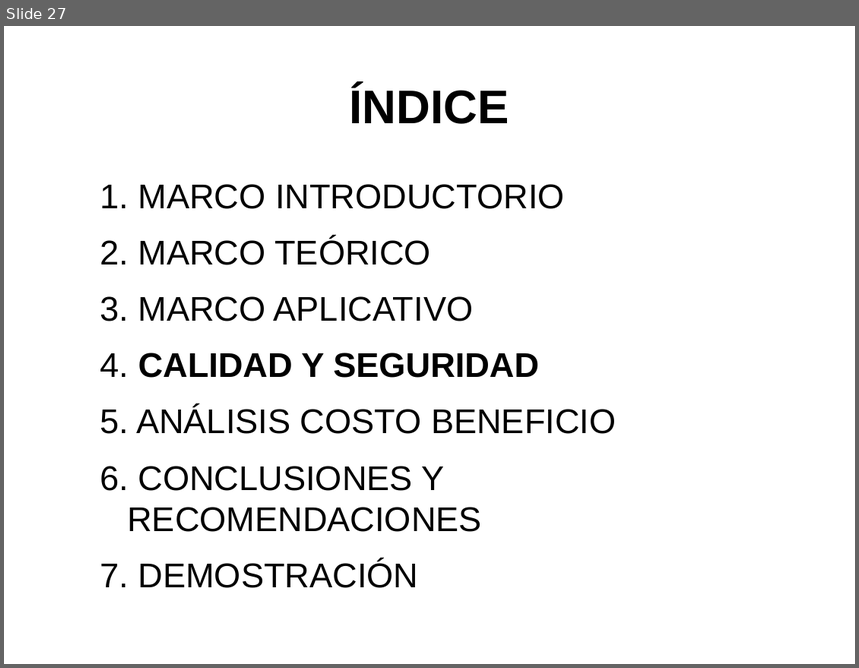
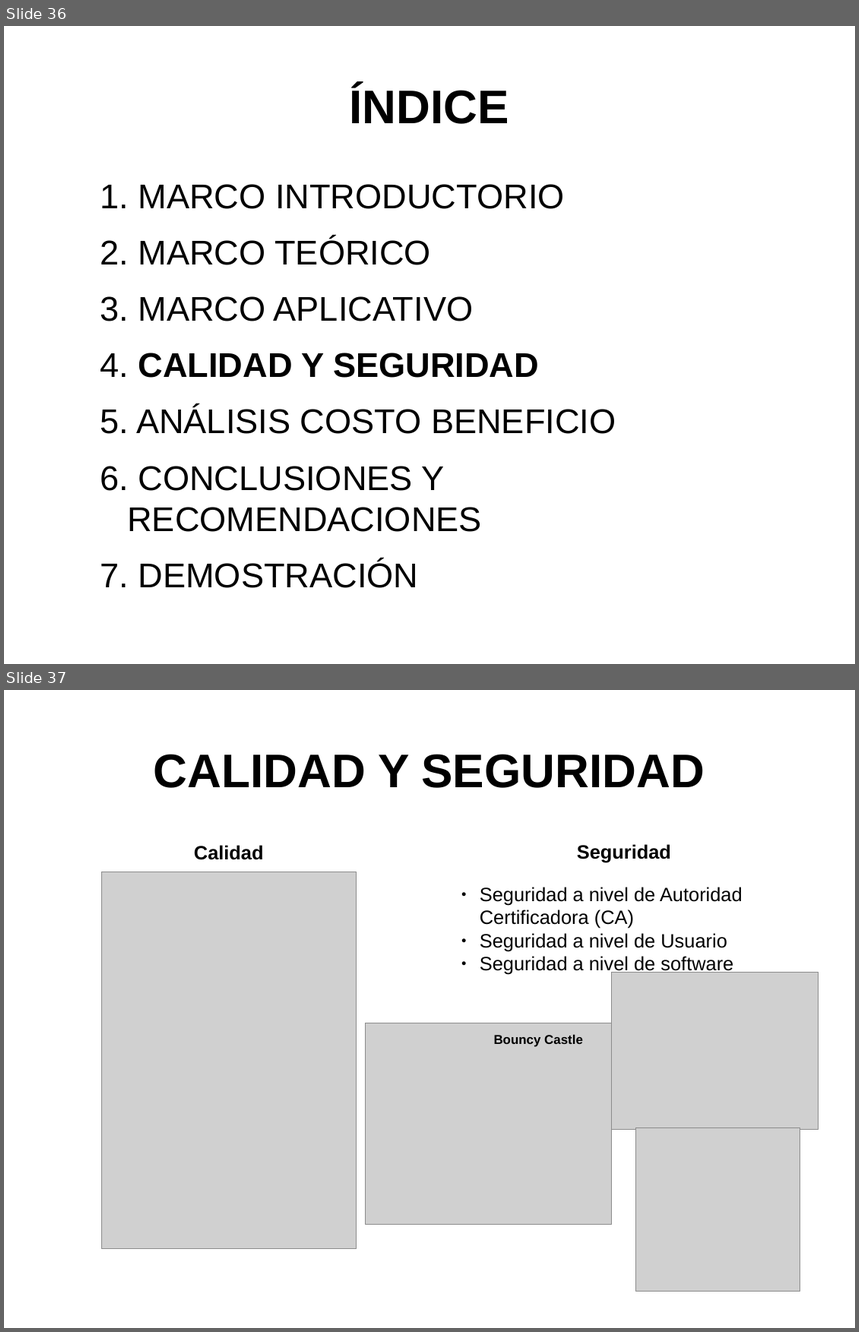
Before and after one commit to artmint/proyectoG, a slide deck: PRESENTACION - PROYECTO.odp. Shown one above the other, each under a label of ours: slide 27 before the commit, slides 36 and 37 after it. The pictures are 859x668 and 859x1332 pixels, drawn with LibreOffice and Linux fonts; fonts in the diff are those of the drawing; grey boxes stand for pictures. Boxes give left, top, right and bottom in pixels: in the first picture for what was removed or moved away, otherwise in the second. Text is boxed around its words. In the diff, an @@ line names an element or a change of style, - is before the commit and + after.

```diff
--- a/PRESENTACION - PROYECTO.odp
+++ b/PRESENTACION - PROYECTO.odp
@@ slide 37 added at (4,690,855,1328), background #FFFFFF @@
@@ title added at (154,754,705,788), 44 pt, text #000000, bold @@
+CALIDAD Y SEGURIDAD
@@ text added at (194,845,264,860), 18 pt, text #000000, bold @@
+Calidad
@@ text added at (577,844,671,863), 18 pt, text #000000, bold @@
+Seguridad
@@ picture added at (101,872,356,1249) @@
@@ text added at (480,887,743,975), 18 pt, text #000000 @@
+● Seguridad a nivel de Autoridad Certificadora (CA)
+● Seguridad a nivel de Usuario
+● Seguridad a nivel de software
@@ picture added at (612,973,819,1129) @@
@@ picture added at (366,1023,612,1224) @@
@@ text added at (494,1034,583,1047), 12 pt, text #000000, bold @@
+Bouncy Castle
@@ picture added at (636,1129,800,1293) @@
@@ what was slide 27 is now slide 36 @@
```
Also in this commit, not shown: 6 slides changed, 15 other slides added, 2 slides removed, 21 other files.
